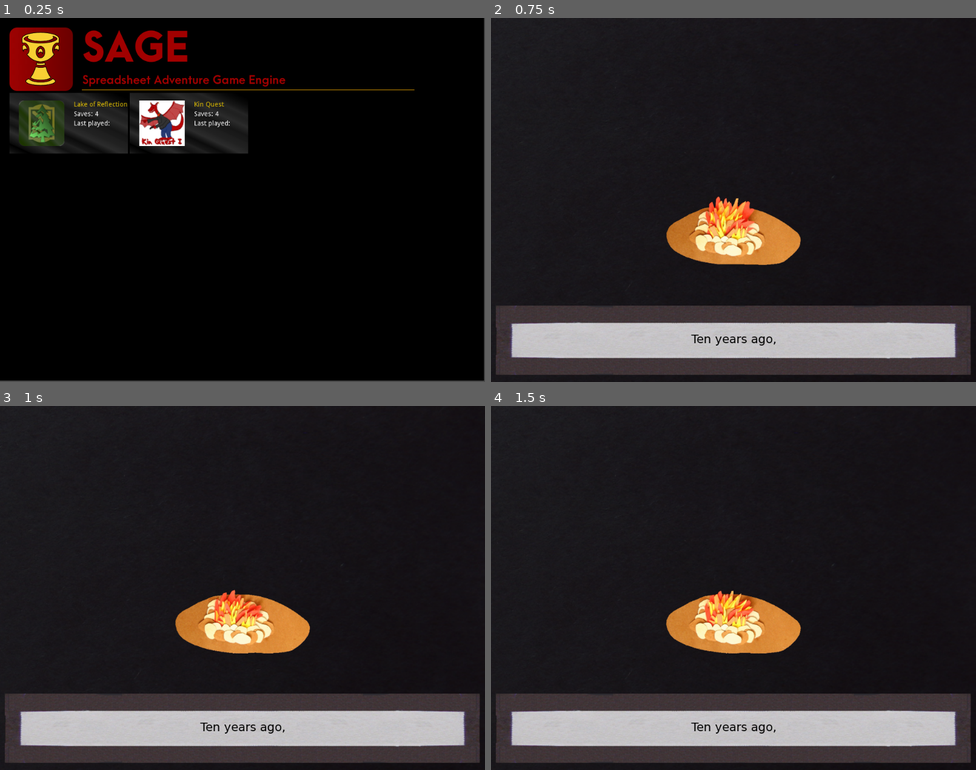
Above: before the commit, frames 1-4 (two rows, left to right).
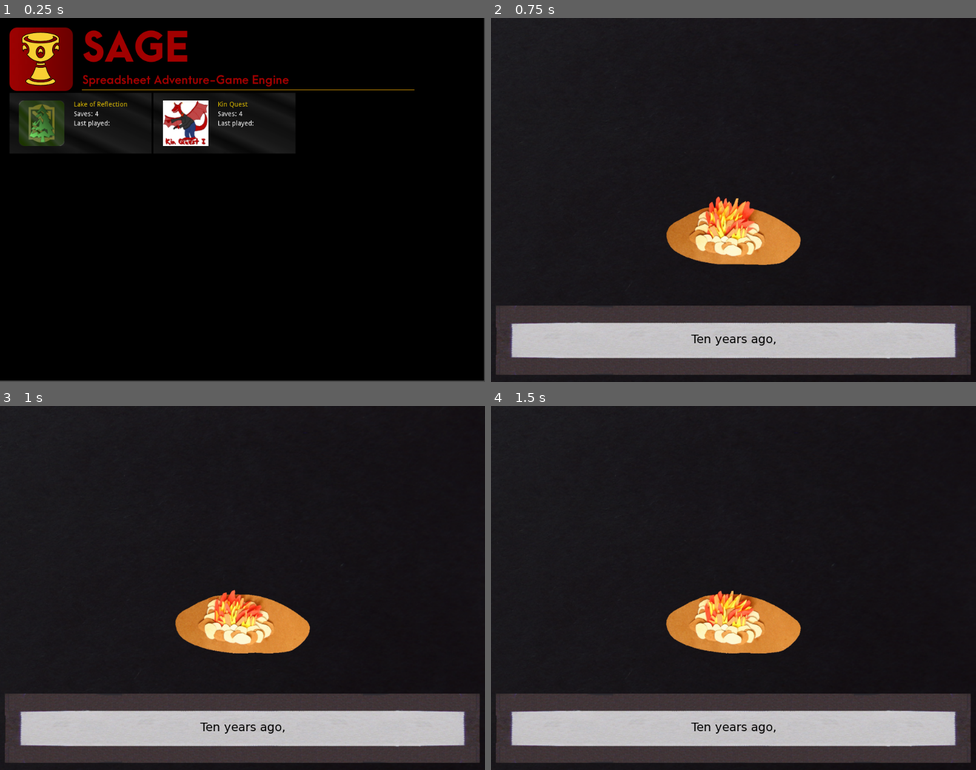
Above: after the commit, the same moments.

Repository: greenbas/GlobalGameJam2022
Game: Godot game, scene res://Code/Game.tscn
Two runs of this game, one before a commit and one after it. Both use one fixed random seed, a clock stepped at 60 frames per second and the inputs below.
Inputs (mouse positions are in pixels of both pictures, inside the frame that each line leads up to):
- Up to frame 1 (0.25 s): no input
- Up to frame 2 (0.75 s): click (558, 123) at 0.52 s
- Up to frame 3 (1 s): no input
- Up to frame 4 (1.5 s): move the mouse to (840, 569) at 1.27 s; click (840, 569) at 1.42 s

The runs differ from the first frame. In frame 1, 2.5% of the frame differs, in the area x 2-61%, y 15-38%; in frame 2, nothing differs; in frame 3, nothing differs; in frame 4, nothing differs.

Commit message:
Game select
Just a couple of aesthetic improvements to the game select screen.

Diff:
--- a/Code/Game.tscn
+++ b/Code/Game.tscn
@@ -162,7 +162,7 @@
 margin_bottom = 126.0
 custom_fonts/font = SubResource( 2 )
 custom_colors/font_color = Color( 0.635294, 0, 0, 1 )
-text = "Spreadsheet Adventure Game Engine"
+text = "Spreadsheet Adventure-Game Engine"
 
 [node name="HSeparator" type="HSeparator" parent="Scene/GameSelect/Background/MarginContainer/VBoxContainer/Header/VBoxContainer"]
 margin_top = 130.0
@@ -219,8 +219,9 @@
 
 [node name="GameName" type="Label" parent="Scene/GameSelect/Background/MarginContainer/VBoxContainer/GamesList/Button/GameData/InfoList"]
 margin_left = 62.0
-margin_right = 63.0
+margin_right = 187.0
 margin_bottom = 14.0
+rect_min_size = Vector2( 125, 0 )
 rect_clip_content = true
 mouse_filter = 1
 size_flags_horizontal = 4
Binary file changed: Assets/GameSelect_Active.png
Binary file changed: Assets/GameSelect_Inactive.png
Not shown, changed: Assets/GameSelect_Active.xcf
